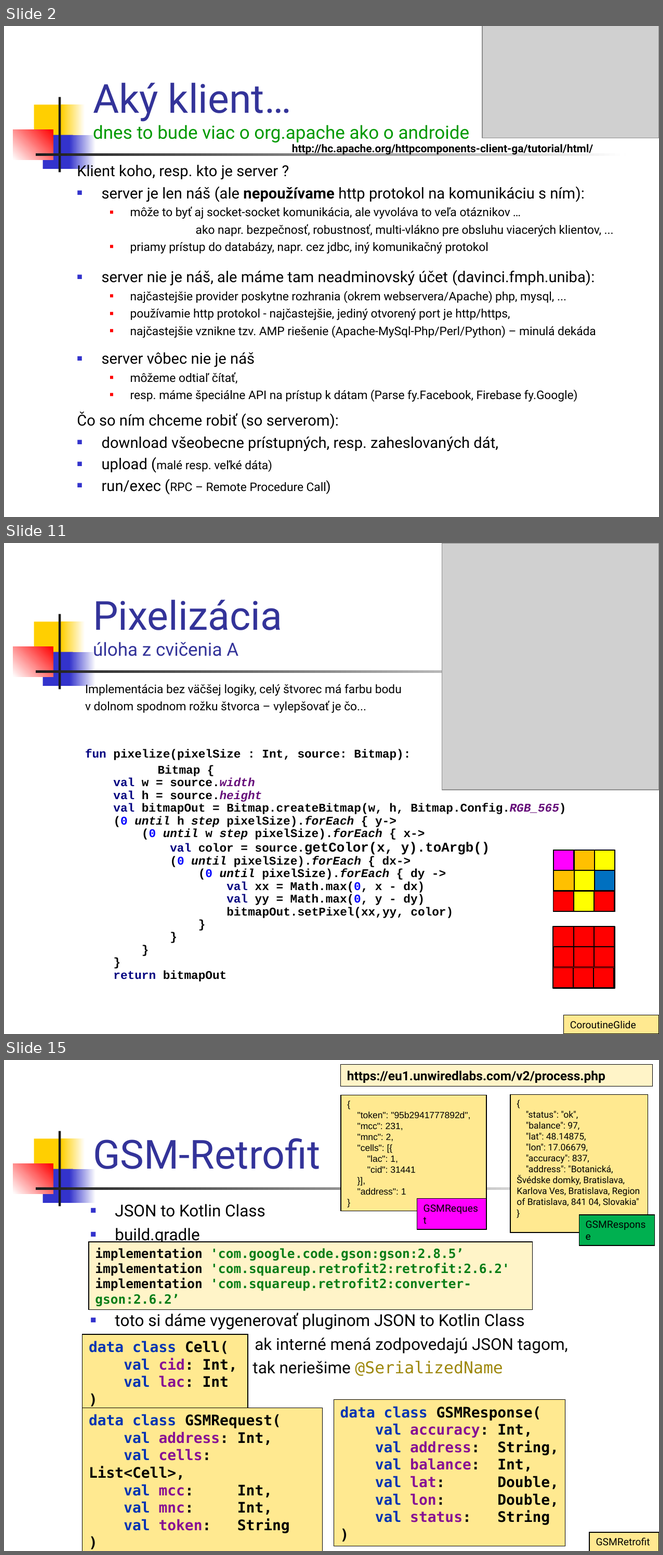
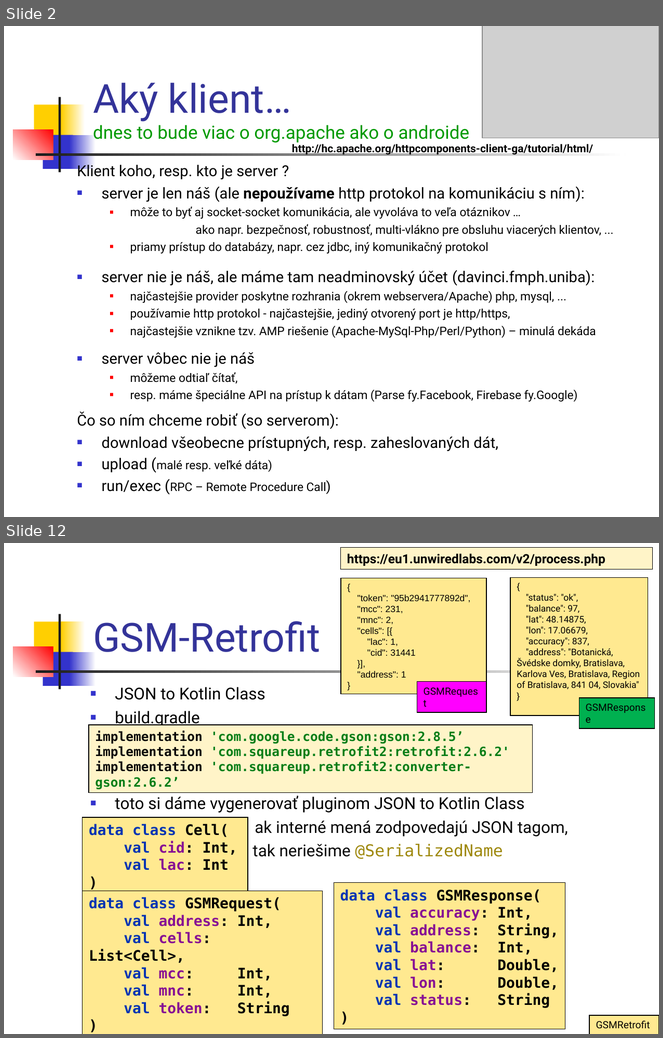
Before and after one commit to vmandro/Prednasky, a slide deck: 11/11_Android.ppt. Shown one above the other, each under a label of ours: slides 2, 11 and 15 before the commit, slides 2 and 12 after it; the slides between them are not shown. The pictures are 663x1555 and 663x1038 pixels, drawn with LibreOffice and Linux fonts; fonts in the diff are those of the drawing; grey boxes stand for pictures. Boxes give left, top, right and bottom in pixels: in the first picture for what was removed or moved away, otherwise in the second. Text is boxed around its words. In the diff, an @@ line names an element or a change of style, - is before the commit and + after.

```diff
--- a/11/11_Android.ppt
+++ b/11/11_Android.ppt
@@ slide 11 removed at bbox=[4, 543, 659, 1034], background #FFFFFF; not listed: 7 template elements that a slide beside it also shows @@
@@ rectangle removed at bbox=[4, 546, 17, 573] @@
@@ picture removed at bbox=[442, 543, 659, 790] @@
@@ title removed at bbox=[93, 600, 282, 656] @@
-Pixelizácia
-úloha z cvičenia A
@@ text removed at bbox=[85, 683, 566, 982] @@
-Implementácia bez väčšej logiky, celý štvorec má farbu bodu
-v dolnom spodnom rožku štvorca – vylepšovať je čo...
-fun pixelize(pixelSize : Int, source: Bitmap):
-Bitmap {
-val w = source.width
-val h = source.height
-val bitmapOut = Bitmap.createBitmap(w, h, Bitmap.Config.RGB_565)
-(0 until h step pixelSize).forEach { y->
-(0 until w step pixelSize).forEach { x->
-val color = source.getColor(x, y).toArgb()
-(0 until pixelSize).forEach { dx->
-(0 until pixelSize).forEach { dy ->
-val xx = Math.max(0, x - dx)
-val yy = Math.max(0, y - dy)
-bitmapOut.setPixel(xx,yy, color)
-}
-}
-}
-}
-return bitmapOut
@@ rectangle removed at bbox=[554, 850, 616, 912] @@
@@ rectangle removed at bbox=[554, 850, 574, 871] @@
@@ rectangle removed at bbox=[574, 850, 595, 871] @@
@@ rectangle removed at bbox=[595, 850, 616, 871] @@
@@ rectangle removed at bbox=[554, 871, 574, 891] @@
@@ rectangle removed at bbox=[574, 871, 595, 891] @@
@@ rectangle removed at bbox=[595, 871, 616, 891] @@
@@ rectangle removed at bbox=[554, 891, 574, 912] @@
@@ rectangle removed at bbox=[574, 891, 594, 912] @@
@@ rectangle removed at bbox=[594, 891, 614, 912] @@
@@ rectangle removed at bbox=[553, 927, 614, 989] @@
@@ rectangle removed at bbox=[554, 927, 574, 947] @@
@@ rectangle removed at bbox=[574, 927, 594, 947] @@
@@ rectangle removed at bbox=[594, 927, 614, 947] @@
@@ rectangle removed at bbox=[554, 947, 574, 967] @@
@@ rectangle removed at bbox=[574, 947, 594, 967] @@
@@ rectangle removed at bbox=[594, 947, 614, 967] @@
@@ rectangle removed at bbox=[553, 968, 573, 989] @@
@@ rectangle removed at bbox=[573, 968, 594, 989] @@
@@ rectangle removed at bbox=[594, 968, 614, 989] @@
@@ rectangle removed at bbox=[564, 1015, 659, 1034] @@
-CoroutineGlide
@@ what was slide 15 is now slide 12 @@
```
Also in this commit, not shown: 10 slides changed, 34 other slides removed, 2 other files.
